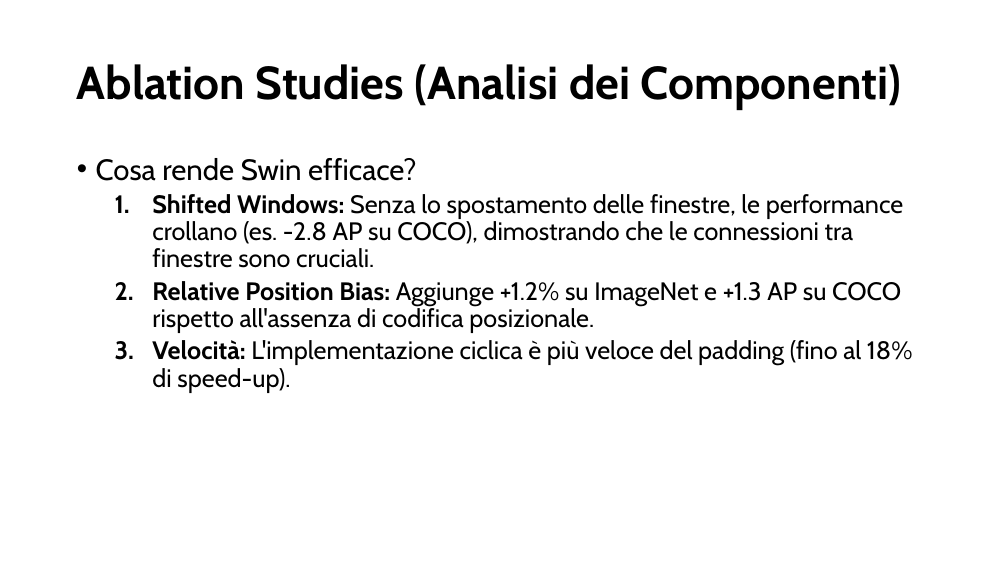
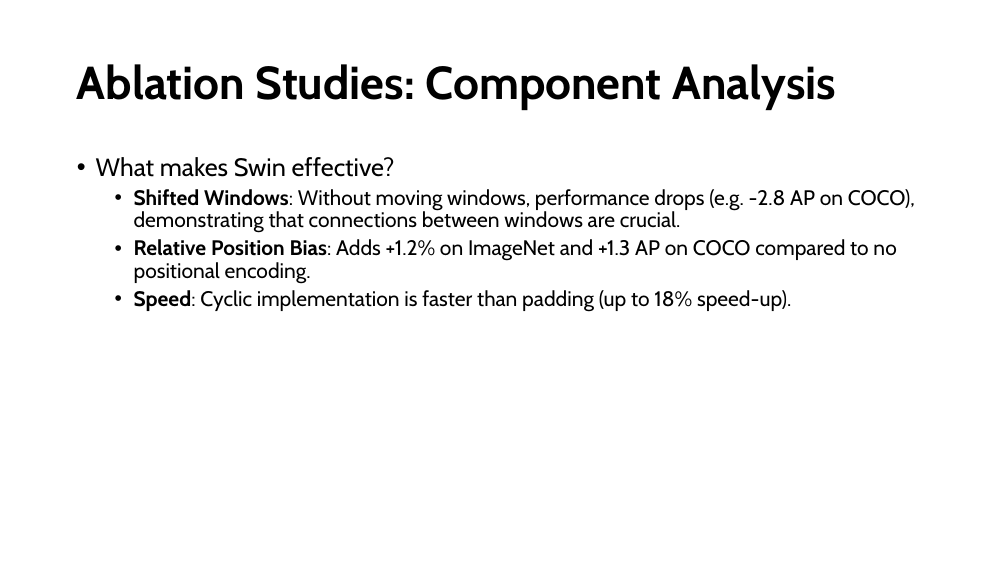
Before and after one commit to ma3ti/Swin-transformer-ChestXray, a slide deck: slide 11 of Swin.pptx (slide 14 before the commit). Drawn at 1008x567 pixels with LibreOffice and Linux fonts; fonts in the diff are those of the drawing. Boxes give left, top, right and bottom in pixels: in the first picture for what was removed or moved away, otherwise in the second. Text is boxed around its words. In the diff, an @@ line names an element or a change of style, - is before the commit and + after.

```diff
--- a/Swin.pptx
+++ b/Swin.pptx
@@ title at (77,64,836,110): text changed @@
-Ablation Studies (Analisi dei Componenti)
+Ablation Studies: Component Analysis
@@ text at (96,157,915,312): text changed; size 24 to 20 pt @@
-• Cosa rende Swin efficace?
-  1. Shifted Windows: Senza lo spostamento delle finestre, le performance crollano (es. -2.8 AP su COCO), dimostrando che le connessioni tra finestre sono cruciali.
-  2. Relative Position Bias: Aggiunge +1.2% su ImageNet e +1.3 AP su COCO rispetto all'assenza di codifica posizionale.
-  3. Velocità: L'implementazione ciclica è più veloce del padding (fino al 18% di speed-up).
+• What makes Swin effective?
+  • Shifted Windows: Without moving windows, performance drops (e.g. -2.8 AP on COCO), demonstrating that connections between windows are crucial.
+  • Relative Position Bias: Adds +1.2% on ImageNet and +1.3 AP on COCO compared to no positional encoding.
+  • Speed: Cyclic implementation is faster than padding (up to 18% speed-up).
```
Also in this commit, not shown: 13 other slides changed, 4 slides added, 10 slides removed, 18 other files.
